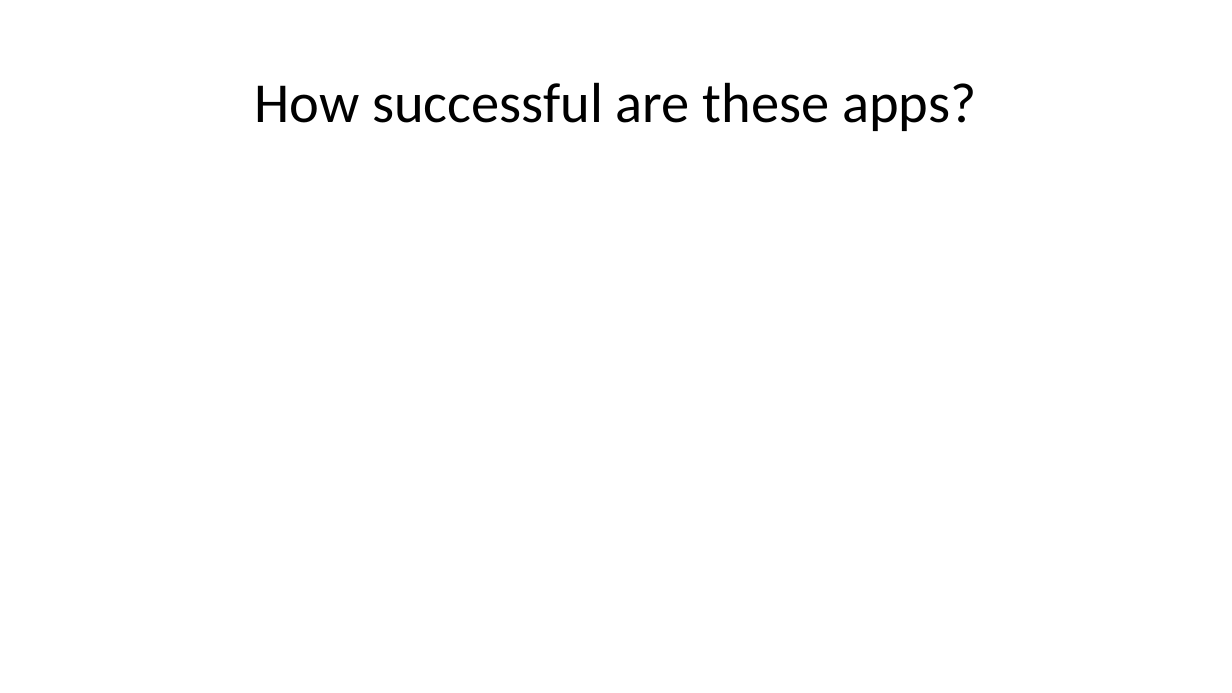
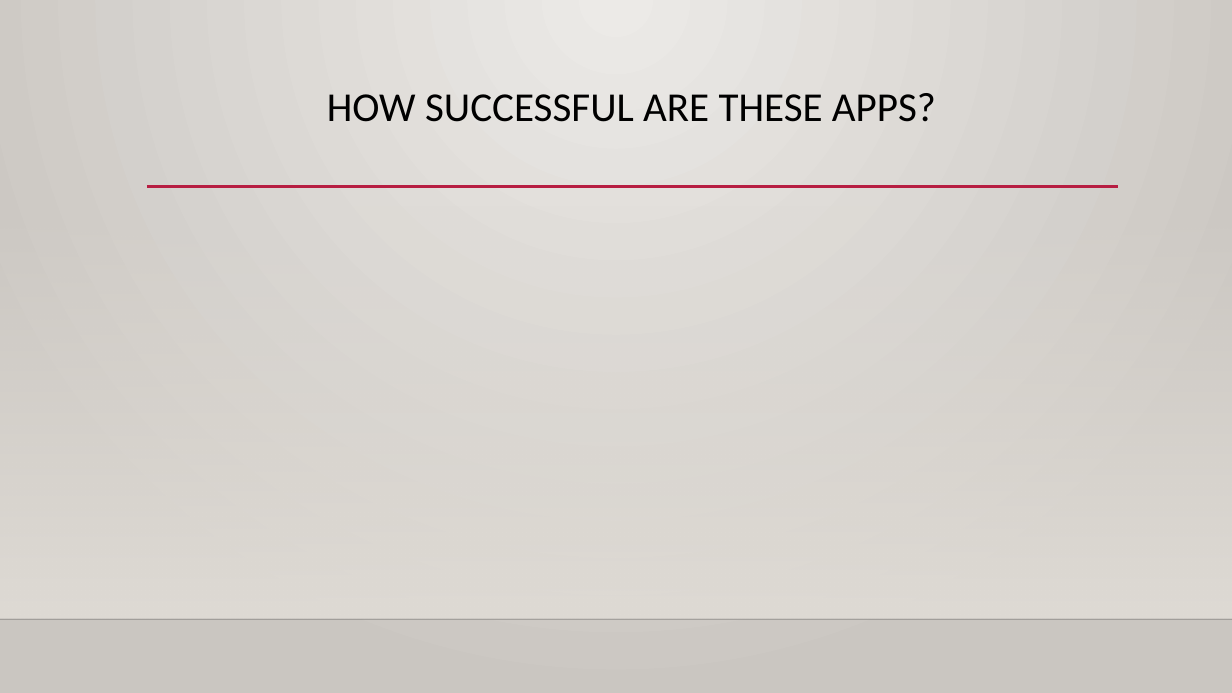
Before and after one commit to CervaRamiGomez/Exploratory_Analysis_of_Dating_Applications, a slide deck: slide 13 of Exploratory Analysis of Dating Applications.pptx. Drawn at 1232x693 pixels with LibreOffice and Linux fonts; fonts in the diff are those of the drawing; background and template pictures are left out. Boxes give left, top, right and bottom in pixels: in the first picture for what was removed or moved away, otherwise in the second. Text is boxed around its words. In the diff, an @@ line names an element or a change of style, - is before the commit and + after.

```diff
--- a/Exploratory Analysis of Dating Applications.pptx
+++ b/Exploratory Analysis of Dating Applications.pptx
@@ background #FFFFFF to gradient #ECEAE7 to #CAC7C1 @@
@@ title "HOW SUCCESSFUL ARE THESE APPS?" at [327,93,936,122]: vertical alignment middle to top @@
@@ title at [327,93,936,122]: text changed; size 44 to 32 pt @@
-How successful are these apps?
+HOW SUCCESSFUL ARE THESE APPS?
@@ rectangle added at [0,204,1232,619], fill gradient #DFDBD5 @@
@@ line added from (147, 187) to (1118, 187), #B71E42 2.5 pt @@
@@ line added from (0, 619) to (1232, 619), #000001 1 pt @@
```
Also in this commit, not shown: 14 other slides changed, 5 slides added, 5 slides removed.
